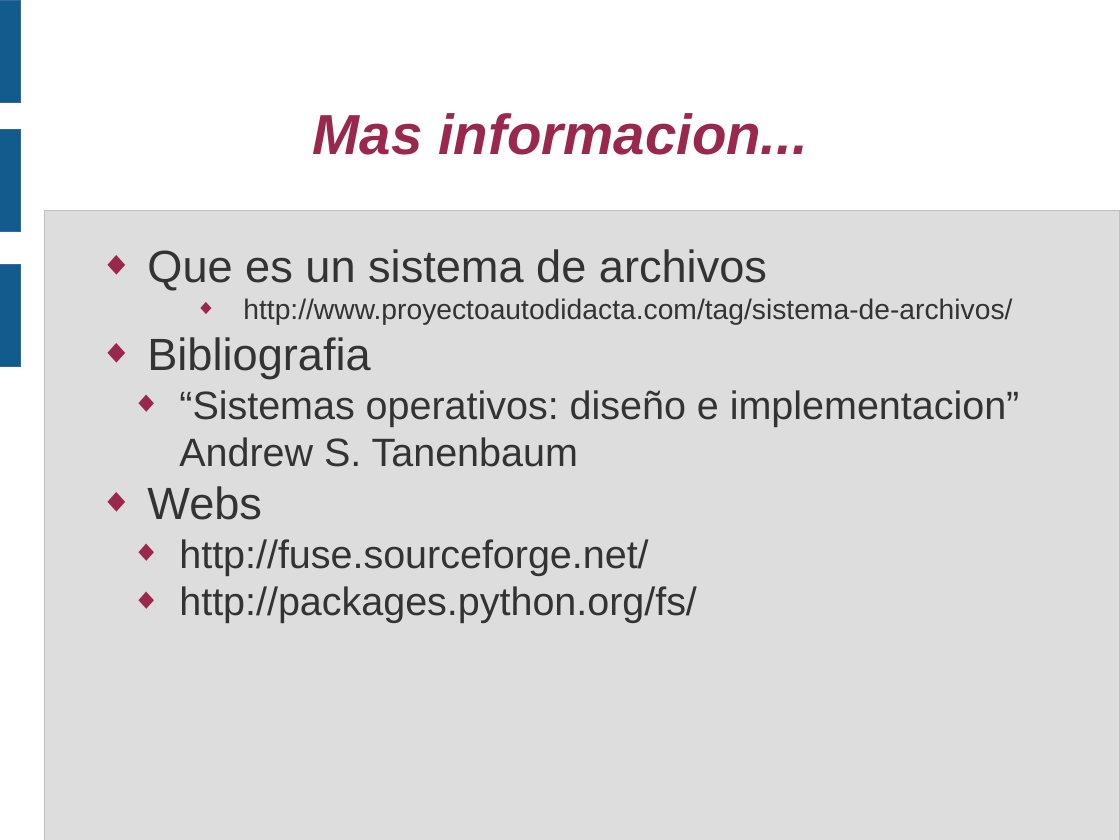
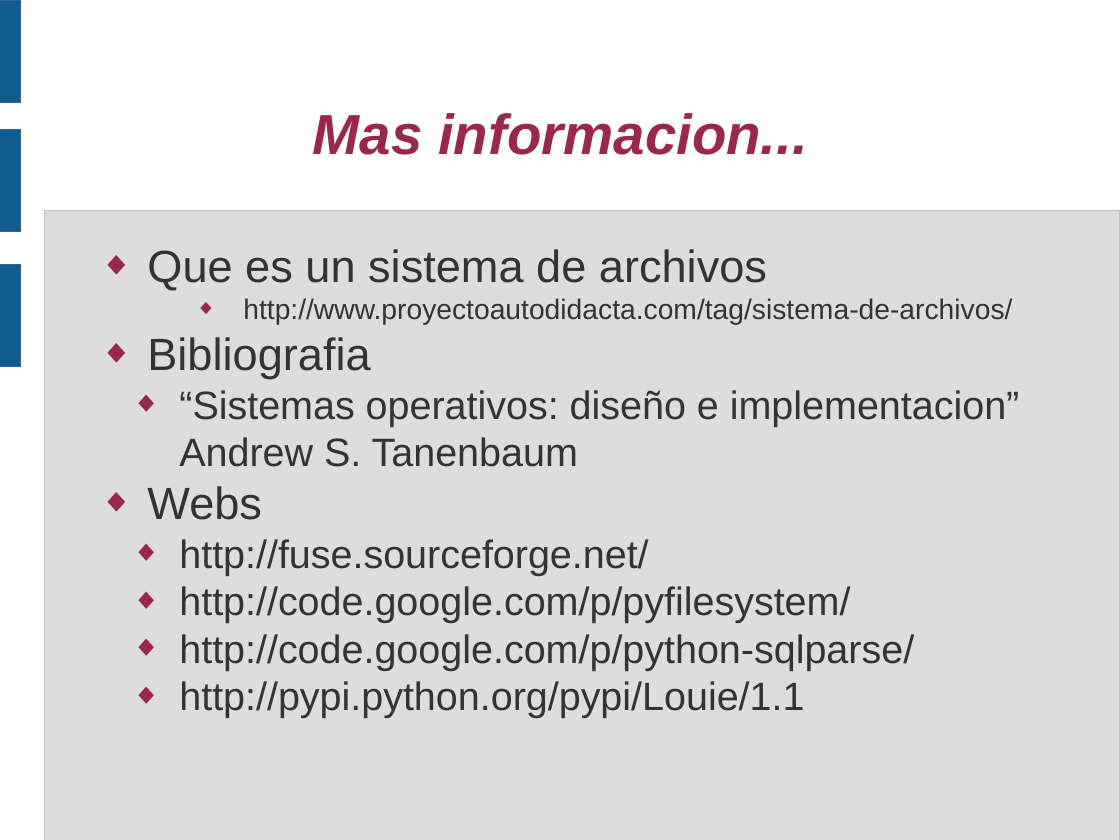
Before and after one commit to piranna/PirannaFS, a slide deck: slide 17 of doc/Presentacion V CUSL/PirannaFS.odp. Drawn at 1120x840 pixels with LibreOffice and Linux fonts; fonts in the diff are those of the drawing. Boxes give left, top, right and bottom in pixels: in the first picture for what was removed or moved away, otherwise in the second. Text is boxed around its words. In the diff, an @@ line names an element or a change of style, - is before the commit and + after.

```diff
--- a/doc/Presentacion V CUSL/PirannaFS.odp
+++ b/doc/Presentacion V CUSL/PirannaFS.odp
@@ text at box(179, 586, 914, 718): text changed @@
-  ◆ http://packages.python.org/fs/
+  ◆ http://code.google.com/p/pyfilesystem/
+  ◆ http://code.google.com/p/python-sqlparse/
+  ◆ http://pypi.python.org/pypi/Louie/1.1
```
Also in this commit, not shown: 13 other slides changed, 5 other files.
